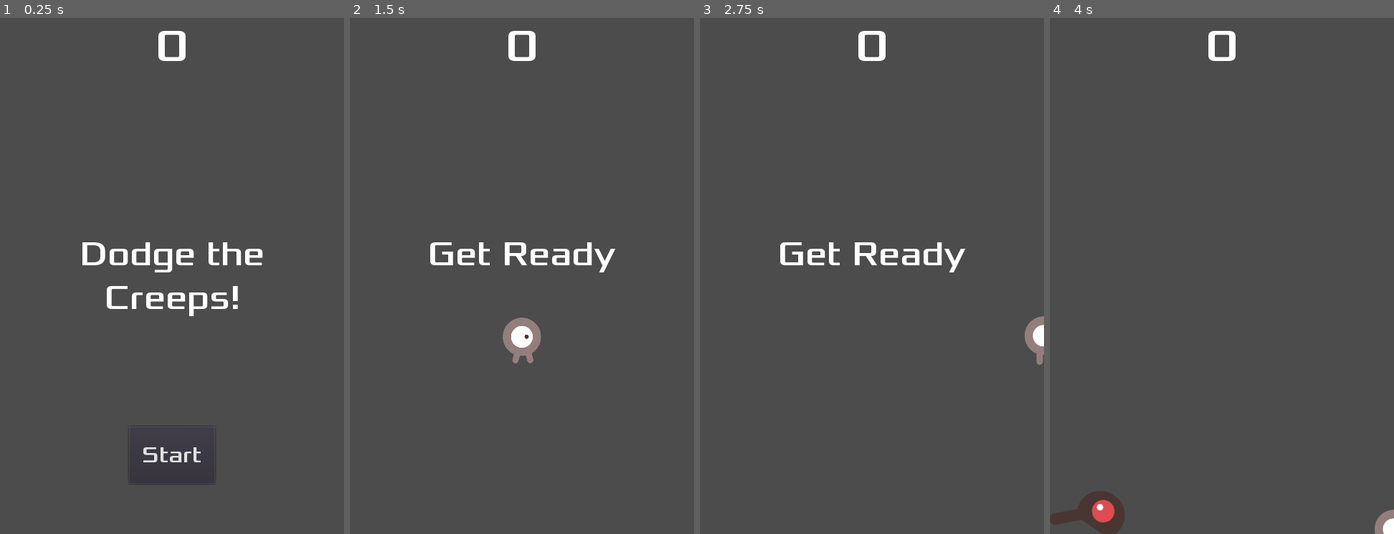
Above: before the commit, frames 1-4 (left to right).
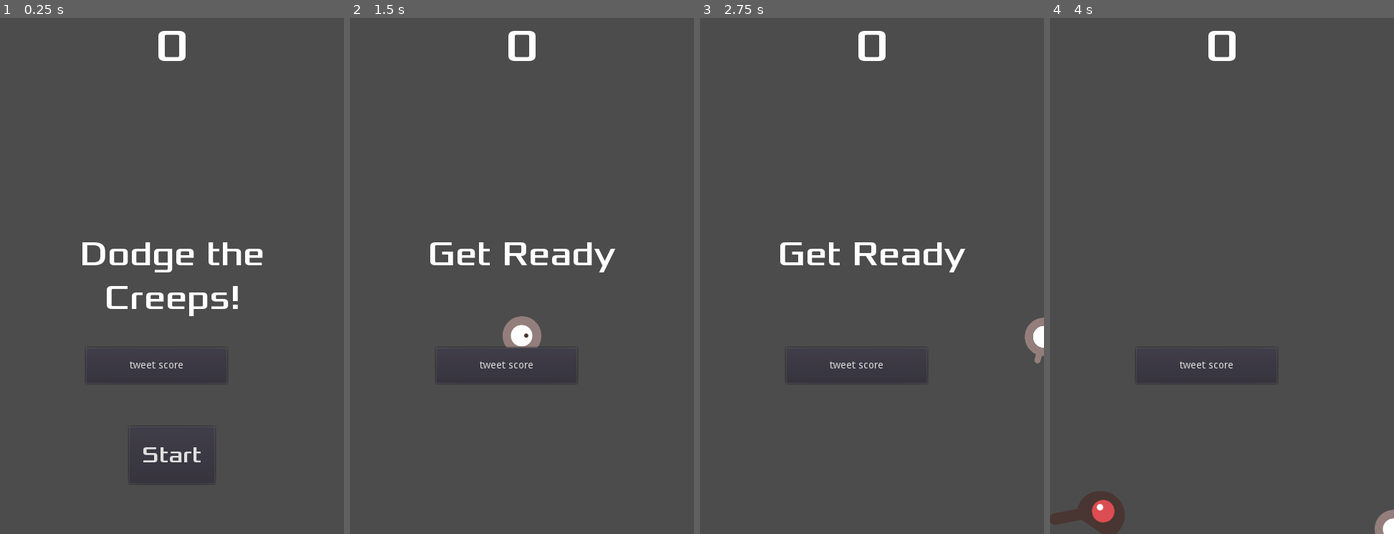
Above: after the commit, the same moments.

Repository: MenacingMecha/dodge-the-creeps
Game: Godot game, scene res://Main.tscn
Two runs of this game, one before a commit and one after it. Both use one fixed random seed, a clock stepped at 60 frames per second and the inputs below.
Inputs (mouse positions are in pixels of both pictures, inside the frame that each line leads up to):
- Up to frame 1 (0.25 s): no input
- Up to frame 2 (1.5 s): click (508, 363) at 0.5 s, where only the run after the commit has a clickable "tweet score"; click "Start" at 1.25 s
- Up to frame 3 (2.75 s): hold Right (ui_right) from 2.03 s (still down)
- Up to frame 4 (4 s): release Right (ui_right) at 2.78 s; hold Down (ui_down) 2.78-3.53 s; hold Right (ui_right) from 3.53 s (still down)

The runs differ from the first frame. In frame 1, 0.1% of the frame differs, in the area x 27-64%, y 66-71%; in frame 2, 0.4%, in the area x 27-64%, y 57-71%; in frame 3, 0.2%; in frame 4, 0.1%.

Commit message:
Added a tweet button that tweets the player's score

Diff:
--- a/HUD.gd
+++ b/HUD.gd
@@ -25,3 +25,11 @@
     $StartButton.hide()
     emit_signal("start_game")
     $StartButton/StartSound.play()
+
+func _on_TweetButton_pressed():
+    var score = get_parent().score
+    # opens a web browser, asking for confirmation to make a tweet from the user's account
+    OS.shell_open("https://twitter.com/intent/tweet?text=I scored " + str(score) +  "points!"  # tweet body
+    + "+https%3A%2F%2Ftwitter.com"  # url link to project homepage
+    + "&hashtags=DodgeTheCreeps,gamedev"  # comma seperated hashtags to include at the end of the tweet
+    + "&related=potus,menacingmecha")  # comma seperated related accounts to display after making the tweet
--- a/HUD.tscn
+++ b/HUD.tscn
@@ -136,6 +136,33 @@
 mix_target = 0
 bus = "Master"
 
+[node name="TweetButton" type="Button" parent="." index="4"]
+
+anchor_left = 0.0
+anchor_top = 0.0
+anchor_right = 0.0
+anchor_bottom = 0.0
+margin_left = 120.0
+margin_top = 460.0
+margin_right = 317.0
+margin_bottom = 510.0
+rect_pivot_offset = Vector2( 0, 0 )
+rect_clip_content = false
+focus_mode = 2
+mouse_filter = 0
+mouse_default_cursor_shape = 0
+size_flags_horizontal = 1
+size_flags_vertical = 1
+toggle_mode = false
+enabled_focus_mode = 2
+shortcut = null
+group = null
+text = "tweet score"
+flat = false
+align = 1
+
 [connection signal="timeout" from="MessageTimer" to="." method="_on_MessageTimer_timeout"]
 
 [connection signal="pressed" from="StartButton" to="." method="_on_StartButton_pressed"]
+
+[connection signal="pressed" from="TweetButton" to="." method="_on_TweetButton_pressed"]
--- a/Main.tscn
+++ b/Main.tscn
@@ -1,11 +1,11 @@
 [gd_scene load_steps=8 format=2]
 
 [ext_resource path="res://Main.gd" type="Script" id=1]
-[ext_resource path="res://Mob.tscn" type="PackedScene" id=2]
-[ext_resource path="res://Player.tscn" type="PackedScene" id=3]
+[ext_resource path="res://mob/Mob.tscn" type="PackedScene" id=2]
+[ext_resource path="res://player/Player.tscn" type="PackedScene" id=3]
 [ext_resource path="res://HUD.tscn" type="PackedScene" id=4]
-[ext_resource path="res://art/House In a Forest Loop.ogg" type="AudioStream" id=5]
-[ext_resource path="res://art/gameover.wav" type="AudioStream" id=6]
+[ext_resource path="res://House In a Forest Loop.ogg" type="AudioStream" id=5]
+[ext_resource path="res://gameover.wav" type="AudioStream" id=6]
 
 [sub_resource type="Curve2D" id=1]
 
--- a/Mob.tscn
+++ b/mob/Mob.tscn
@@ -1,12 +1,14 @@
 [gd_scene load_steps=10 format=2]
 
-[ext_resource path="res://Mob.gd" type="Script" id=1]
-[ext_resource path="res://art/enemyFlyingAlt_1.png" type="Texture" id=2]
-[ext_resource path="res://art/enemyFlyingAlt_2.png" type="Texture" id=3]
-[ext_resource path="res://art/enemyWalking_1.png" type="Texture" id=4]
-[ext_resource path="res://art/enemyWalking_2.png" type="Texture" id=5]
-[ext_resource path="res://art/enemySwimming_1.png" type="Texture" id=6]
-[ext_resource path="res://art/enemySwimming_2.png" type="Texture" id=7]
+[ext_resource path="res://mob/Mob.gd" type="Script" id=1]
+[ext_resource path="res://mob/enemyFlyingAlt_1.png" type="Texture" id=2]
+[ext_resource path="res://mob/enemyFlyingAlt_2.png" type="Texture" id=3]
+[ext_resource path="res://mob/enemyWalking_1.png" type="Texture" id=4]
+[ext_resource path="res://mob/enemyWalking_2.png" type="Texture" id=5]
+[ext_resource path="res://mob/enemySwimming_1.png" type="Texture" id=6]
+[ext_resource path="res://mob/enemySwimming_2.png" type="Texture" id=7]
+
+
 
 [sub_resource type="SpriteFrames" id=1]
 
--- a/Player.tscn
+++ b/player/Player.tscn
@@ -1,12 +1,12 @@
 [gd_scene load_steps=11 format=2]
 
-[ext_resource path="res://Player.gd" type="Script" id=1]
-[ext_resource path="res://art/playerGrey_walk1.png" type="Texture" id=2]
-[ext_resource path="res://art/playerGrey_walk2.png" type="Texture" id=3]
-[ext_resource path="res://art/playerGrey_up1.png" type="Texture" id=4]
-[ext_resource path="res://art/playerGrey_up2.png" type="Texture" id=5]
-[ext_resource path="res://art/playerGrey_down1.png" type="Texture" id=6]
-[ext_resource path="res://art/playerGrey_down2.png" type="Texture" id=7]
+[ext_resource path="res://player/Player.gd" type="Script" id=1]
+[ext_resource path="res://player/playerGrey_walk1.png" type="Texture" id=2]
+[ext_resource path="res://player/playerGrey_walk2.png" type="Texture" id=3]
+[ext_resource path="res://player/playerGrey_up1.png" type="Texture" id=4]
+[ext_resource path="res://player/playerGrey_up2.png" type="Texture" id=5]
+[ext_resource path="res://player/playerGrey_down1.png" type="Texture" id=6]
+[ext_resource path="res://player/playerGrey_down2.png" type="Texture" id=7]
 [ext_resource path="res://sound/walk.wav" type="AudioStream" id=8]
 
 [sub_resource type="SpriteFrames" id=1]
@@ -57,7 +57,6 @@
 scale = Vector2( 0.5, 0.5 )
 frames = SubResource( 1 )
 animation = "right"
-frame = 1
 playing = true
 _sections_unfolded = [ "Transform" ]
 
Not shown, added: House In a Forest Loop.ogg.import
Not shown, removed: art/House In a Forest Loop.ogg.import
Not shown, changed: gameover.wav.import
Renamed: Mob.gd -> mob/Mob.gd
Renamed: art/enemyFlyingAlt_1.png -> mob/enemyFlyingAlt_1.png
Not shown, changed: mob/enemyFlyingAlt_1.png.import
Renamed: art/enemyFlyingAlt_2.png -> mob/enemyFlyingAlt_2.png
Not shown, changed: mob/enemyFlyingAlt_2.png.import
Renamed: art/enemySwimming_1.png -> mob/enemySwimming_1.png
Not shown, changed: mob/enemySwimming_1.png.import
Renamed: art/enemySwimming_2.png -> mob/enemySwimming_2.png
Not shown, changed: mob/enemySwimming_2.png.import
(and 20 more such lines)
